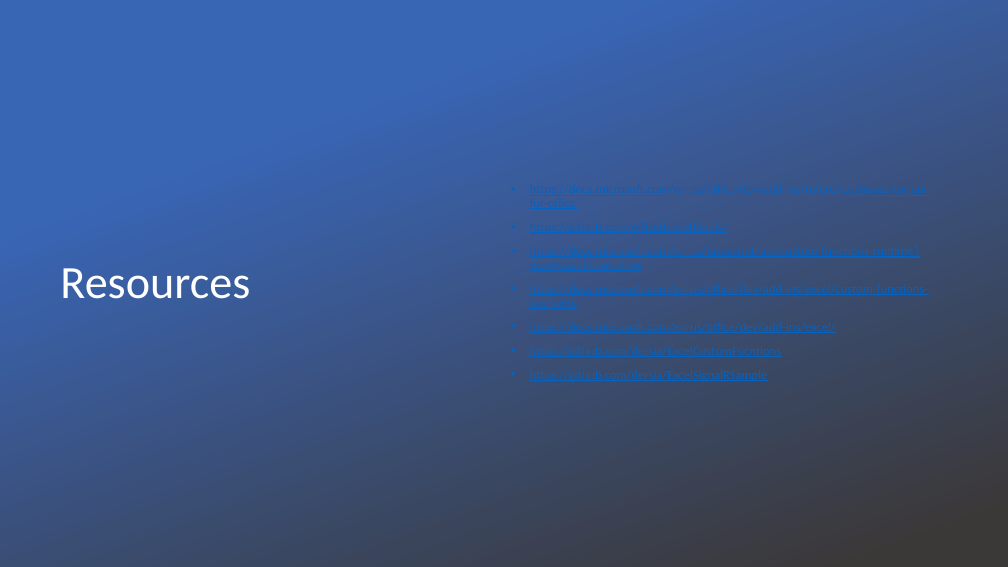
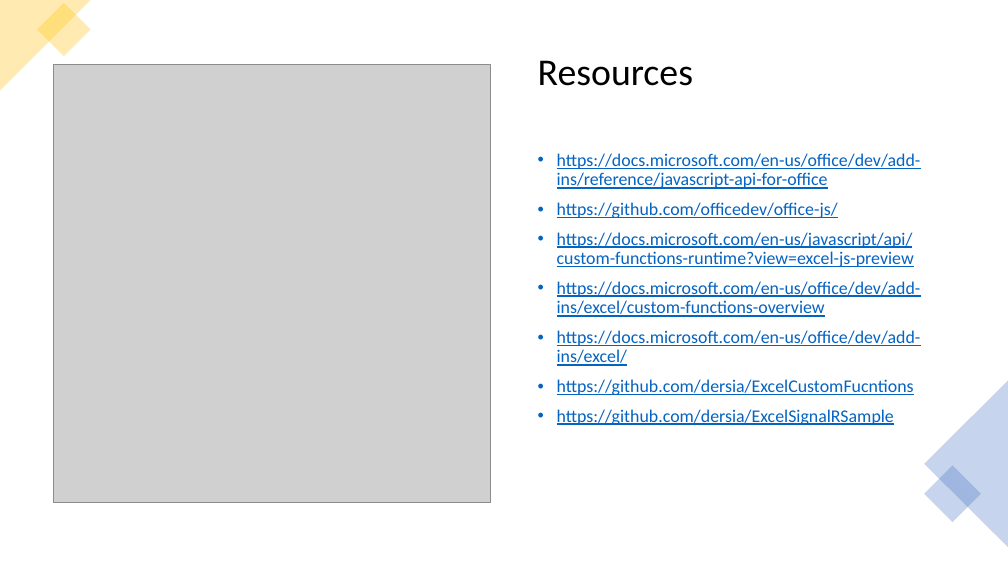
Before and after one commit to dersia/ExcelCustomFucntions, a slide deck: slide 9 of Unleash the full power of Excel Spreadsheets.pptx. Drawn at 1008x567 pixels with LibreOffice and Linux fonts; fonts in the diff are those of the drawing; grey boxes stand for pictures; background and template pictures are left out. Boxes give left, top, right and bottom in pixels: in the first picture for what was removed or moved away, otherwise in the second. Text is boxed around its words. In the diff, an @@ line names an element or a change of style, - is before the commit and + after.

Commit message:
updated presentation

```diff
--- a/Unleash the full power of Excel Spreadsheets.pptx
+++ b/Unleash the full power of Excel Spreadsheets.pptx
@@ rectangle removed at [0,0,1008,567] @@
@@ triangle added at [0,0,91,91], fill #FFC000 at 30% opacity @@
@@ rectangle added at [38,3,91,56], fill #FFC000 at 30% opacity @@
@@ title "Resources": place and size @@
-title "Resources" at [60,268,250,299]
+title "Resources" at [538,60,693,86]
@@ title "Resources" at [538,60,693,86]: size 44 to 36 pt, text colour #FFFFFF to #000000 @@
@@ picture added at [53,65,491,503] @@
@@ text "https://docs.microsoft.com/en-us/office/dev/add-ins/referenc ...": place and size @@
-text "https://docs.microsoft.com/en-us/office/dev/add-ins/referenc ..." at [504,67,942,499]
+text "https://docs.microsoft.com/en-us/office/dev/add-ins/referenc ..." at [557,153,921,425]
@@ text "https://docs.microsoft.com/en-us/office/dev/add-ins/referenc ..." at [557,153,921,425]: size 12 to 17 pt; vertical alignment middle to top @@
@@ triangle added at [925,380,1008,547], fill #4472C4 at 30% opacity @@
@@ rectangle added at [924,465,981,522], fill #4472C4 at 30% opacity @@
```
